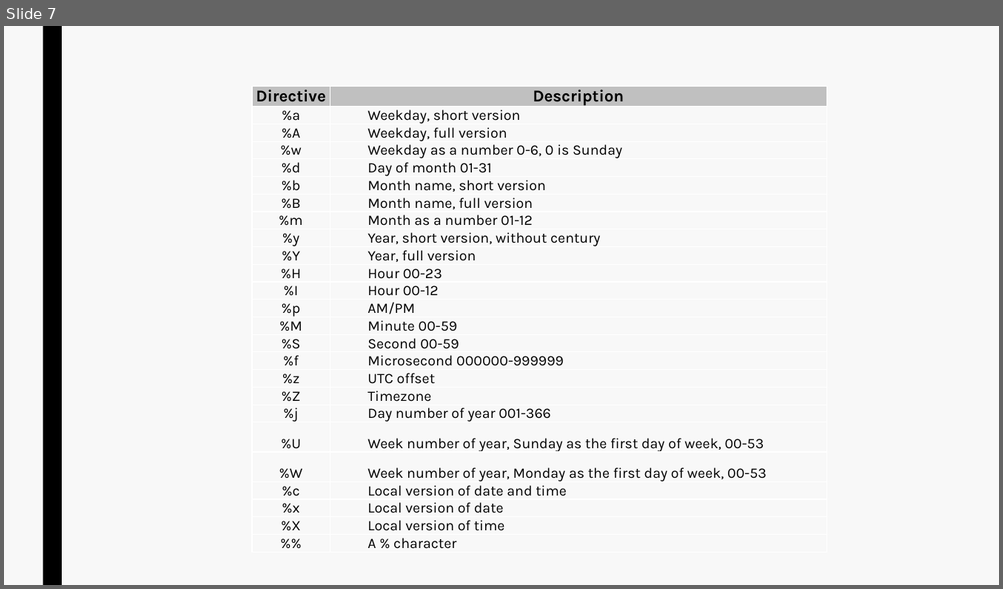
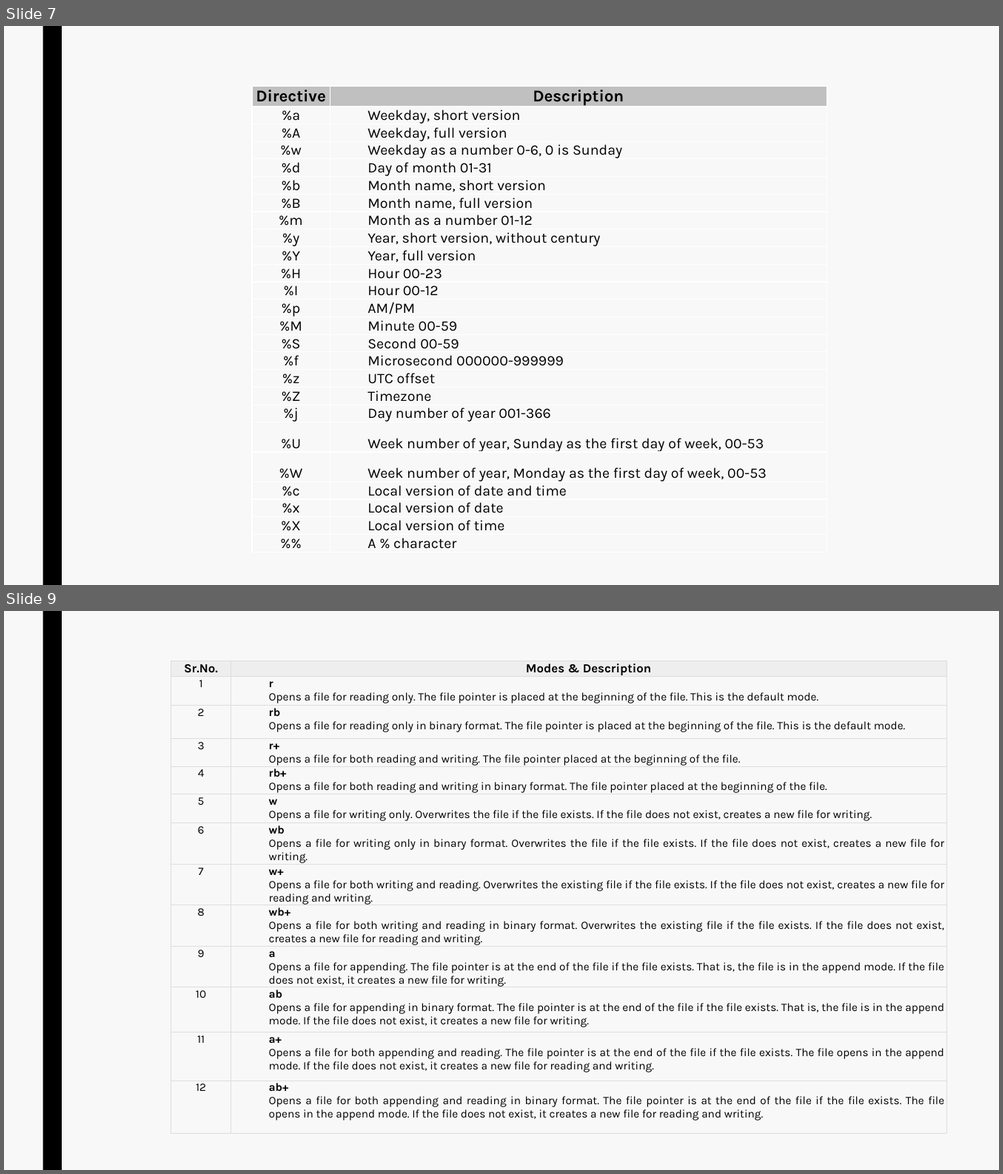
Before and after one commit to naveens33/python_tutorials, a slide deck: ppt/Misc.pptx. Shown one above the other, each under a label of ours: slide 7 before the commit, slides 7 and 9 after it; the slides between them are not shown. The pictures are 1003x589 and 1003x1174 pixels, drawn with LibreOffice and Linux fonts; fonts in the diff are those of the drawing. Boxes give left, top, right and bottom in pixels: in the first picture for what was removed or moved away, otherwise in the second. Text is boxed around its words. In the diff, an @@ line names an element or a change of style, - is before the commit and + after.

```diff
--- a/ppt/Misc.pptx
+++ b/ppt/Misc.pptx
@@ slide 9 added at [4, 611, 999, 1170], background #F8F8F8; not listed: 1 template element that a slide beside it also shows @@
@@ table added at [171, 661, 946, 1131], 13 rows, 2 columns @@
+Sr.No. | Modes & Description
+1 | r / Opens a file for reading only. The file pointer is placed at the beginning of the file. This is the default mode.
+2 | rb / Opens a file for reading only in binary format. The file pointer is placed at the beginning of the file. This is the default mode.
+3 | r+ / Opens a file for both reading and writing. The file pointer placed at the beginning of the file.
+4 | rb+ / Opens a file for both reading and writing in binary format. The file pointer placed at the beginning of the file.
+5 | w / Opens a file for writing only. Overwrites the file if the file exists. If the file does not exist, creates a new file for writing.
+6 | wb / Opens a file for writing only in binary format. Overwrites the file if the file exists. If the file does not exist, creates a new file for writing.
+7 | w+ / Opens a file for both writing and reading. Overwrites the existing file if the file exists. If the file does not exist, creates a new file for reading and writing.
+8 | wb+ / Opens a file for both writing and reading in binary format. Overwrites the existing file if the file exists. If the file does not exist, creates a new file for reading and writing.
+9 | a / Opens a file for appending. The file pointer is at the end of the file if the file exists. That is, the file is in the append mode. If the file does not exist, it creates a new file for writing.
+10 | ab / Opens a file for appending in binary format. The file pointer is at the end of the file if the file exists. That is, the file is in the append mode. If the file does not exist, it creates a new file for writing.
+11 | a+ / Opens a file for both appending and reading. The file pointer is at the end of the file if the file exists. The file opens in the append mode. If the file does not exist, it creates a new file for reading and writing.
+12 | ab+ / Opens a file for both appending and reading in binary format. The file pointer is at the end of the file if the file exists. The file opens in the append mode. If the file does not exist, it creates a new file for reading and writing.
```
Also in this commit, not shown: 1 other slide added, 2 other files.
